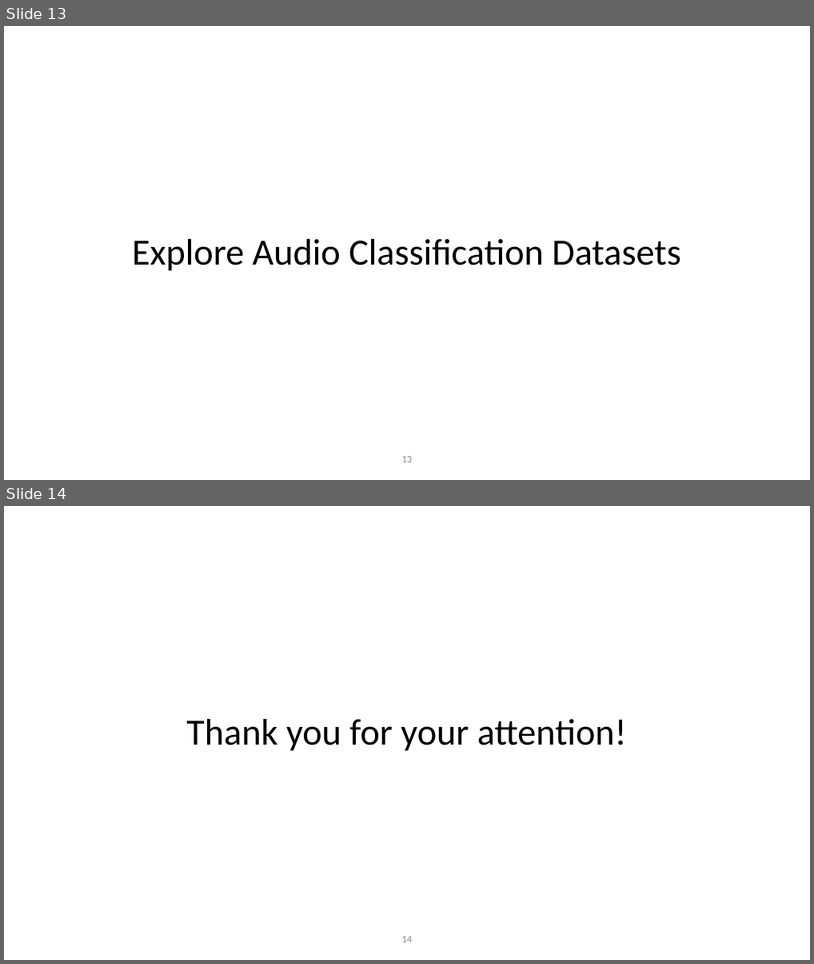
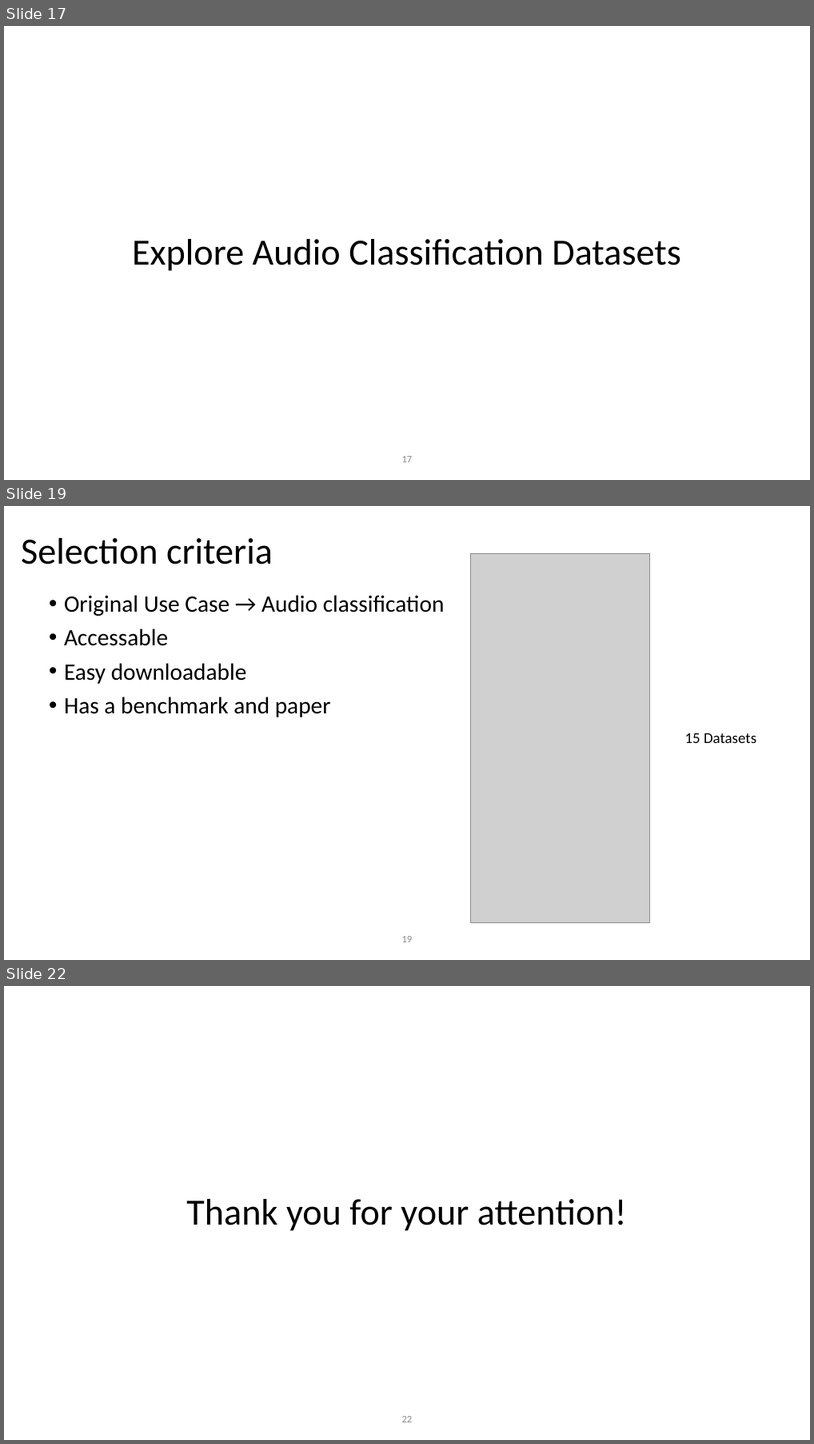
Before and after one commit to lookinALX/Data_Science_and_Co_TU_Wien, a slide deck: BA/datasets_survey_presentation.pptx. Shown one above the other, each under a label of ours: slides 13 and 14 before the commit, slides 17, 19 and 22 after it; the slides between them are not shown. The pictures are 814x964 and 814x1444 pixels, drawn with LibreOffice and Linux fonts; fonts in the diff are those of the drawing; grey boxes stand for pictures; background and template pictures are left out. Boxes give left, top, right and bottom in pixels: in the first picture for what was removed or moved away, otherwise in the second. Text is boxed around its words. In the diff, an @@ line names an element or a change of style, - is before the commit and + after.

```diff
--- a/BA/datasets_survey_presentation.pptx
+++ b/BA/datasets_survey_presentation.pptx
@@ slide 19 added at [4, 506, 810, 960], background picture (left out) @@
@@ title added at [21, 538, 273, 564], 44 pt, text #000000 @@
+Selection criteria
@@ picture added at [471, 553, 650, 922] @@
@@ text added at [64, 595, 445, 717], 28 pt, text #000000 @@
+• Original Use Case → Audio classification
+• Accessable
+• Easy downloadable
+• Has a benchmark and paper
@@ text added at [686, 733, 757, 743], 18 pt, text #000000 @@
+15 Datasets
@@ page number added at [402, 936, 413, 942], 12 pt, text #8C8C8C @@
+19
@@ what was slide 13 is now slide 17 @@
@@ page number at [402, 456, 413, 462]: text changed @@
-13
+17
@@ what was slide 14 is now slide 22 @@
@@ page number at [402, 1416, 413, 1422]: text changed @@
-14
+22
```
Also in this commit, not shown: 2 slides changed, 7 other slides added, 1 other file.
